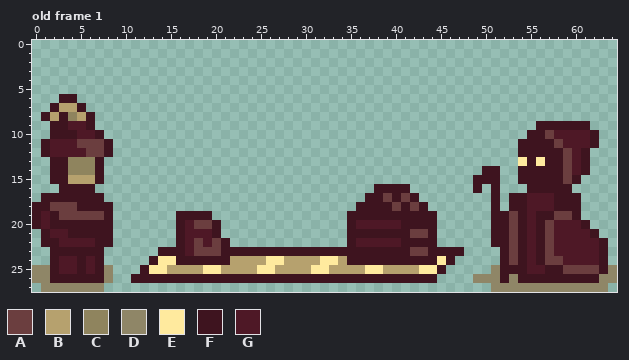
A pixel-art file gets an edit: art_workspace/mockup/diorama.aseprite. That is the earlier state.
65x28 pixels, 1 frame. Shown: old frame 1.
Palette (. is transparent): A #6b3e3f  B #b6a16e  C #8f845e  D #8f8667  E #ffea9e  F #3e141f  G #4e1826
Pixels before, old frame 1, first column x 0:
 6 ...FF............................................................
 7 ..FBBF...........................................................
 8 .FBFCBF..........................................................
 9 ..FFGGF.................................................FFFFFF...
10 ..FFFGGF...............................................FFAGGGGF..
11 .FGGGAAAF.............................................FFFFAGGGF..
12 .FGGGGAAF.............................................FFFFFAGF...
13 ..FFCCCF..............................................EFEFFAGF...
14 ..FFCCCF..........................................FF..FFFFFAGF...
15 ..FFBBBF.........................................FFF..FFFFFAF....
16 ...FFFF...............................FFFF.......F.F...FFFFF.....
17 .FFFFFFF.............................FFAFAF........F.FFGGGFFF....
18 FFAAAFFFF...........................FFFFAFAF.......F.FFGGGFFF....
19 FGFAAAAAF.......FFFF...............FFFFFFFFFF......FFAFGFFAAF....
20 FGFFFFFFF.......FGAAF..............FGGGGGFFFF......FFAFGFAGGGF...
21 .FGGFFFFF.......FGGGF..............FFFFFFFAAF......FFAFGFAGGGGF..
22 .FFGGGGFF.......FGAGAF.............FGGGGGFFFF......FFAFGFAGGGGGF.
23 ..FFFFFF......FFFGAAAFFFFFFFFFFFFFFFFFFFFFAAFFFF....FAFGFAGGGGGF.
24 ..FGGFGF.....FEEFFFFFFBBBBEEBBBBEEBFFFFFFFFFFEF.....FAFGFAAGGGGF.
25 DDFGGFGFD...FEEBBBBEEBBBBEEBBBBEEBBBBEEBBBBEEF.....DFFFGGFFAAAAFD
26 DDFFFFFFD..FFFFFFFFFFFFFFFFFFFFFFFFFFFFFFFFFF....DDDFDFFFFFFFFFDD
27 .DDDDDDD...........................................DDDDDDDDDDDDD.
And afterwards:
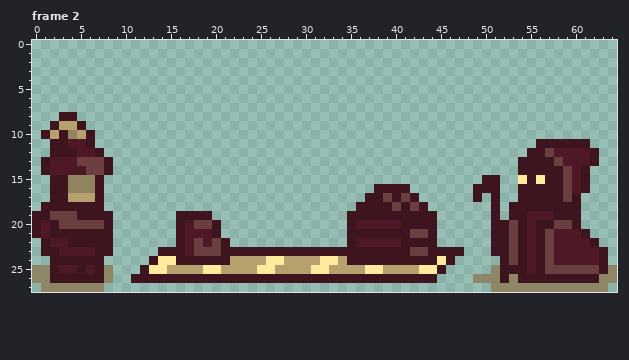
A new or re-ordered frame is compared with the old frame closest to it.
Difference:
frames 1 -> 3
Changed rows in their new state; - is an unchanged pixel.
Frame 2 is new; against old frame 1:
first column x 0:
 6 ---..-----------------------------------------------------------
 7 --....----------------------------------------------------------
 8 -..-F..---------------------------------------------------------
 9 ---BBF.-------------------------------------------------......--
10 -FB-CBF.-----------------------------------------------........-
11 -.FF-GF..---------------------------------------------..--FFFF.-
12 -.FFF-GF.---------------------------------------------.--AGG-GF-
13 -FGGGAAAF---------------------------------------------F-F-AG-GF-
14 -FGGGGAAF-----------------------------------------..------------
15 ----CCC------------------------------------------.----E-E---GF--
16 --F-CCCF------------------------------------------F---F----AGF--
17 -.--BBB------------------------------------------F---.-FFF-A----
18 .-FFF---.----------------------------------------------FFF------
19 -FA--FFF--------------------------------------------.F--GGFF----
20 ---AAAAA-------------------------------------------------FAAF.--
21 FGFF---------------------------------------------------------F.-
22 --G-FFF-------------------------------------------------------F.
23 -F-GGGG-F------------------------------------------F------------
24 ---FF-F---------------------------------------------------G-----
25 --------------------------------------------------------FAA-----
Pixel boxes of the changes (left, top, right, bottom) in both pictures:
changed: (32, 94, 113, 265)
changed: (473, 121, 608, 274)
